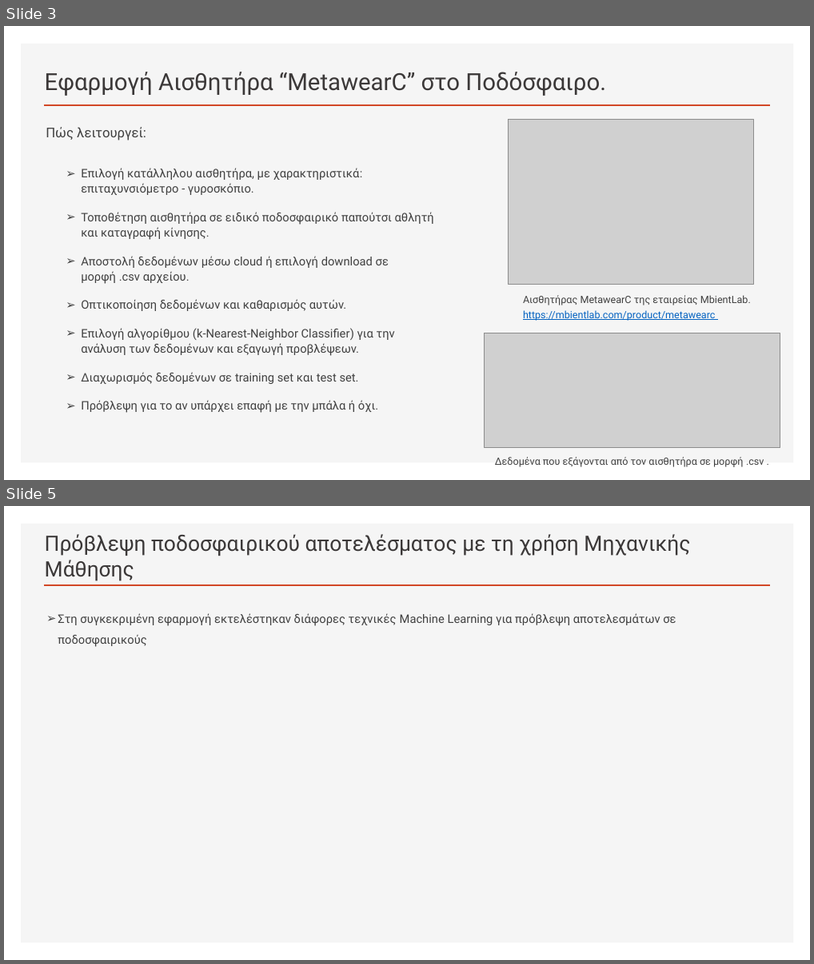
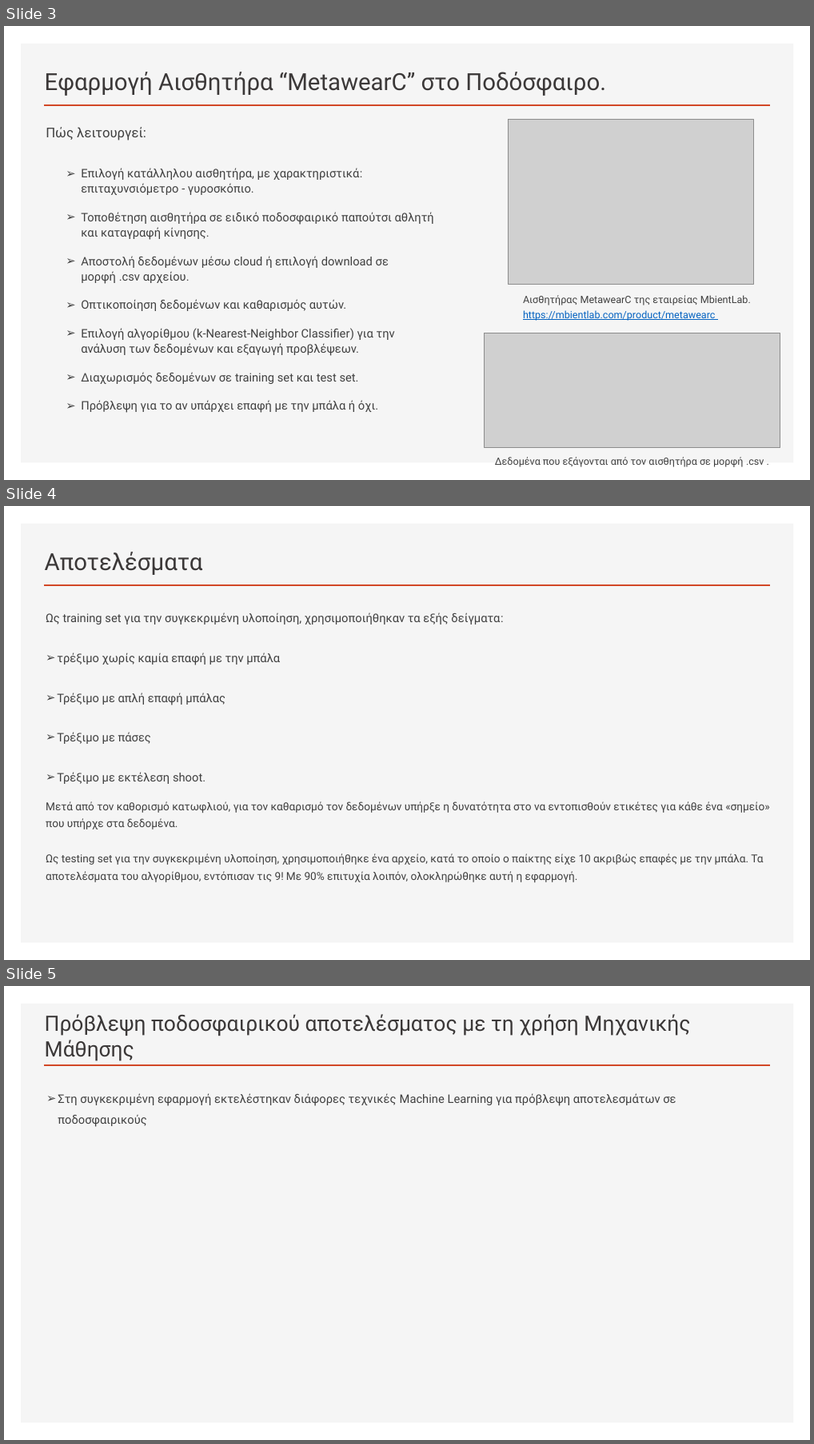
Before and after one commit to nikosbampis/Machine-Learning, a slide deck: machine-learning-12-13.pptx. Shown one above the other, each under a label of ours: slides 3 and 5 before the commit, slides 3, 4 and 5 after it; the slides between them are not shown. The pictures are 814x964 and 814x1444 pixels, drawn with LibreOffice and Linux fonts; fonts in the diff are those of the drawing; grey boxes stand for pictures. Boxes give left, top, right and bottom in pixels: in the first picture for what was removed or moved away, otherwise in the second. Text is boxed around its words. In the diff, an @@ line names an element or a change of style, - is before the commit and + after.

```diff
--- a/machine-learning-12-13.pptx
+++ b/machine-learning-12-13.pptx
@@ slide 4 added at box(4, 506, 810, 960), background #FFFFFF; not listed: 2 template elements that a slide beside it also shows @@
@@ title added at box(45, 552, 203, 575), 28 pt, text #3B3838 @@
+Αποτελέσματα
@@ text added at box(46, 612, 503, 784), 14 pt, text #404040 @@
+Ως training set για την συγκεκριμένη υλοποίηση, χρησιμοποιήθηκαν τα εξής δείγματα:
+➢ τρέξιμο χωρίς καμία επαφή με την μπάλα
+➢ Τρέξιμο με απλή επαφή μπάλας
+➢ Τρέξιμο με πάσες
+➢ Τρέξιμο με εκτέλεση shoot.
@@ text added at box(46, 801, 770, 882), 12.9 pt, text #404040 @@
+Μετά από τον καθορισμό κατωφλιού, για τον καθαρισμό τον δεδομένων υπήρξε η δυνατότητα στο να εντοπισθούν ετικέτες για κάθε ένα «σημείο» που υπήρχε στα δεδομένα.
+Ως testing set για την συγκεκριμένη υλοποίηση, χρησιμοποιήθηκε ένα αρχείο, κατά το οποίο ο παίκτης είχε 10 ακριβώς επαφές με την μπάλα. Τα αποτελέσματα του αλγορίθμου, εντόπισαν τις 9! Με 90% επιτυχία λοιπόν, ολοκληρώθηκε αυτή η εφαρμογή.
```
Also in this commit, not shown: 1 slide removed.
